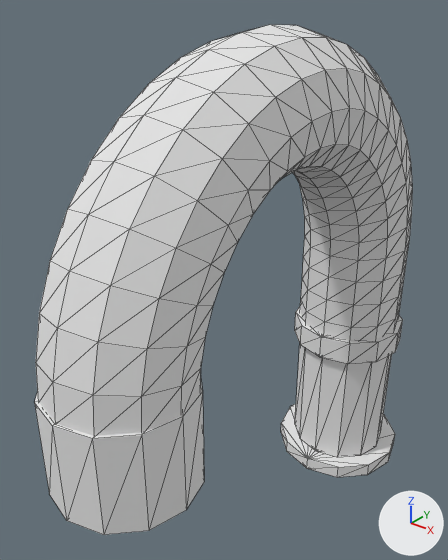
The OBJ model models/melon_racer/bouncer/bouncer_physics.obj as it was, and as the next commit left it.
Camera for both pictures: a camera (50 mm lens) standing at (55.1, -114.2, 103.9) and looking at (-8.8, -34.4, 54.4). Every picture has the same lights, and +X, +Y and +Z are marked at lower right. The older version comes first. Mesh edges are drawn as thin lines. Where no turn or scale is listed for an object, it has been applied to the vertices. Vertices at exactly the same position are counted once.

Objects in the first picture: 'bouncer_mesh'.
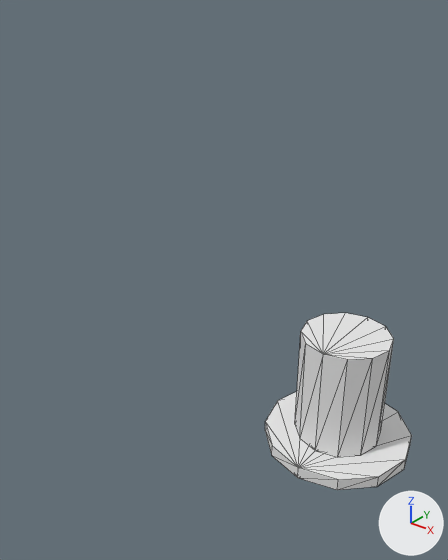
Patch to the scene script:
```diff
--- a/models/melon_racer/bouncer/bouncer_physics.obj.py
+++ b/models/melon_racer/bouncer/bouncer_physics.obj.py
@@ me_bouncer_mesh @@
 # used by ob_bouncer_mesh; location = (0.0, 0.0, 0.0)
-me_bouncer_mesh.from_pydata(...)  # 396 vertices, 772 faces; spans x -14.0..14.0, y -79.4..14.0, z 0.0..98.0
+me_bouncer_mesh.from_pydata(...)  # 48 vertices, 88 faces; spans x -18.0..18.0, y -18.0..18.0, z 0.0..30.0
+# me_bouncer_mesh part 1: a new loose piece, a 12-sided cylinder along z spanning x -18.0..18.0, y -18.0..18.0, z 0.0..3.0, in mat_bouncer_physics (white #e7e7e7)
+# me_bouncer_mesh part 2: the loose piece of 300 vertices spanning x -11.0..11.0, y -79.0..11.0, z 33.0..98.0 is deleted
+# me_bouncer_mesh part 3: the loose piece of 24 vertices spanning x -14.0..14.0, y -14.0..14.0, z 0.0..3.0 is deleted
+# me_bouncer_mesh part 4: the loose piece of 24 vertices spanning x -12.0..12.0, y -12.0..12.0, z 30.0..35.0 is deleted
+# me_bouncer_mesh part 5: the loose piece of 24 vertices spanning x -11.4..11.4, y -79.4..-56.6, z 37.9..54.0 is deleted
 me_bouncer_mesh.materials.append(mat_bouncer_physics)
```

What differs and where, as boxes (x1, y1, x2, y2) in the pictures (448 x 560 px):
'bouncer_mesh', reshaped (61% narrower, 65% shorter): before (35, 25, 413, 535); after (265, 313, 412, 490)
part 1 of me_bouncer_mesh, added: after (265, 392, 412, 490)
part 2 of me_bouncer_mesh, deleted: before (36, 25, 413, 436)
part 3 of me_bouncer_mesh, deleted: before (281, 404, 395, 477)
part 4 of me_bouncer_mesh, deleted: before (295, 306, 403, 364)
part 5 of me_bouncer_mesh, deleted: before (35, 376, 204, 535)
